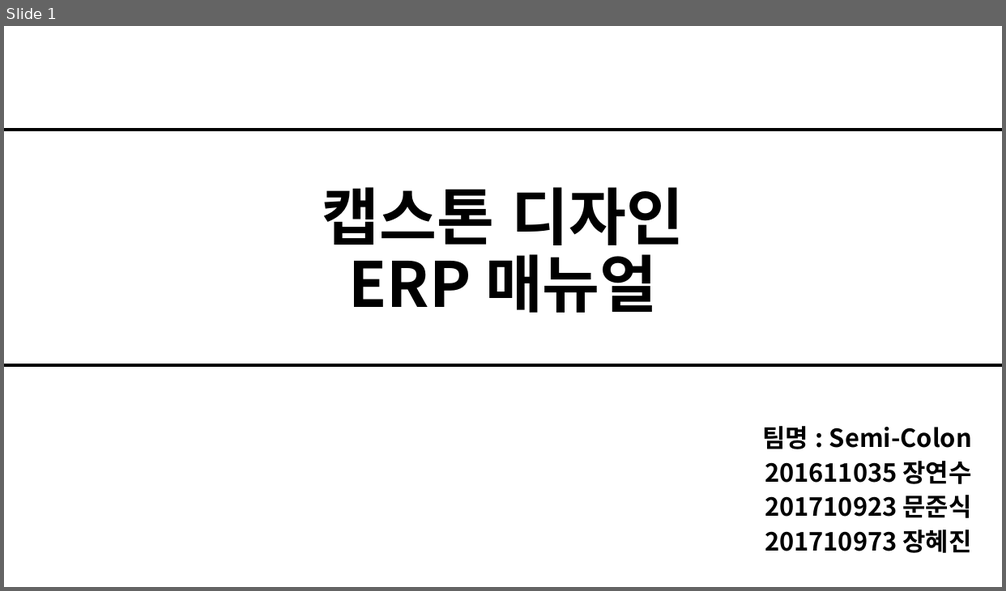
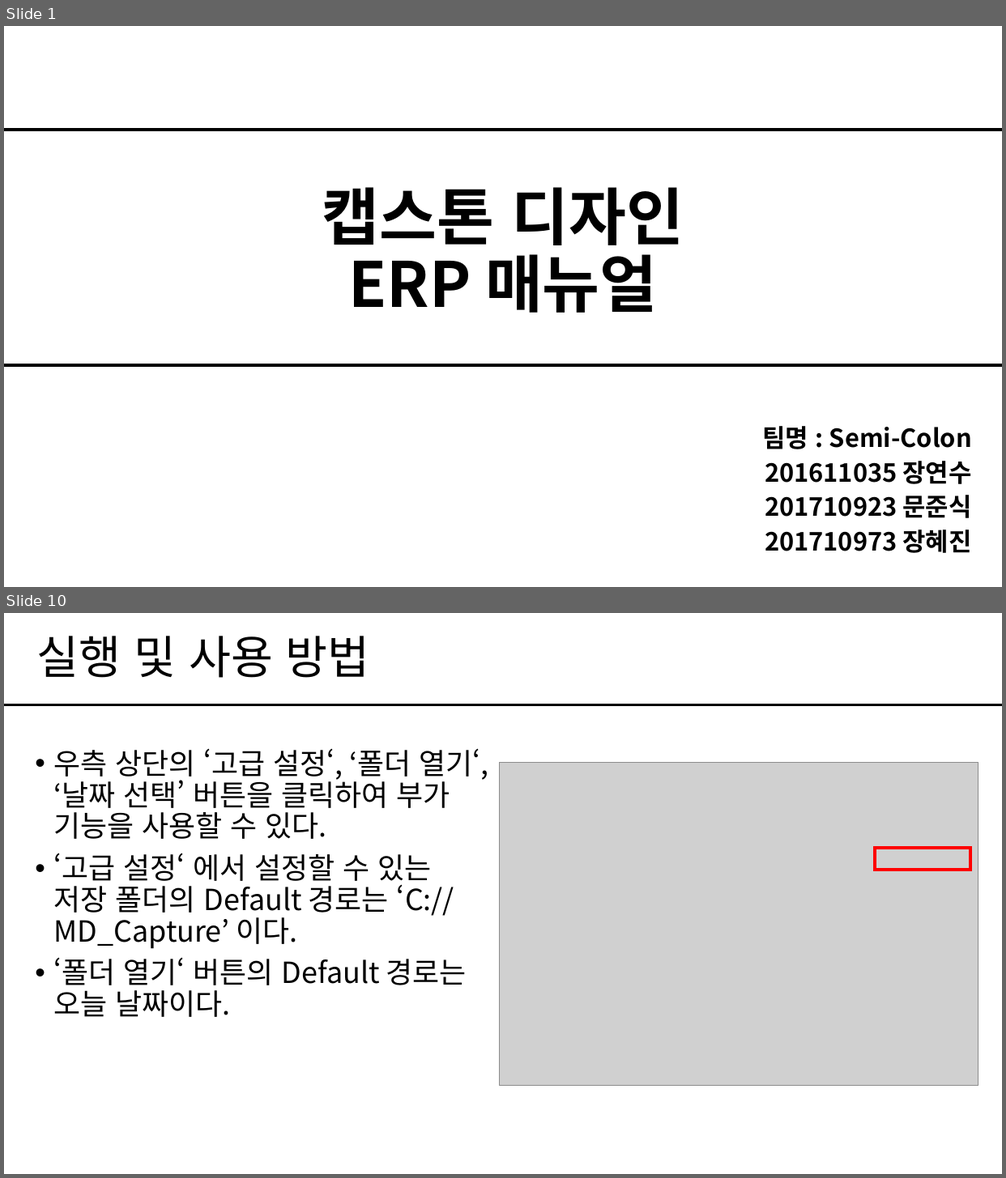
Before and after one commit to Semicolon-JangHyeJin/sc-grad-doc, a slide deck: Document/7. 매뉴얼/[ERP]매뉴얼_Ver1.0.0_Semi-Colon.pptx. Shown one above the other, each under a label of ours: slide 1 before the commit, slides 1 and 10 after it; the slides between them are not shown. The pictures are 1006x591 and 1006x1178 pixels, drawn with LibreOffice and Linux fonts; fonts in the diff are those of the drawing; grey boxes stand for pictures. Boxes give left, top, right and bottom in pixels: in the first picture for what was removed or moved away, otherwise in the second. Text is boxed around its words. In the diff, an @@ line names an element or a change of style, - is before the commit and + after.

```diff
--- a/Document/7. 매뉴얼/[ERP]매뉴얼_Ver1.0.0_Semi-Colon.pptx
+++ b/Document/7. 매뉴얼/[ERP]매뉴얼_Ver1.0.0_Semi-Colon.pptx
@@ slide 10 added at <box>4,613,1002,1174</box>, background #FFFFFF @@
@@ title added at <box>37,636,370,678</box>, 44 pt, text #000000 @@
+실행 및 사용 방법
@@ line added from (4, 705) to (1002, 705), #000000 2.25 pt @@
@@ text added at <box>54,748,489,1017</box>, 28 pt, text #000000 @@
+• 우측 상단의 ‘고급 설정‘, ‘폴더 열기‘, ‘날짜 선택’ 버튼을 클릭하여 부가
+  기능을 사용할 수 있다.
+• ‘고급 설정‘ 에서 설정할 수 있는 저장 폴더의 Default 경로는 ‘C://MD_Capture’ 이다.
+• ‘폴더 열기‘ 버튼의 Default 경로는
+  오늘 날짜이다.
@@ picture added at <box>500,763,978,1085</box> @@
@@ rectangle added at <box>875,848,970,870</box>, outline #FF0000 3 pt @@
```
Also in this commit, not shown: 2 slides changed, 7 other slides added, 3 slides removed, 3 other files.
